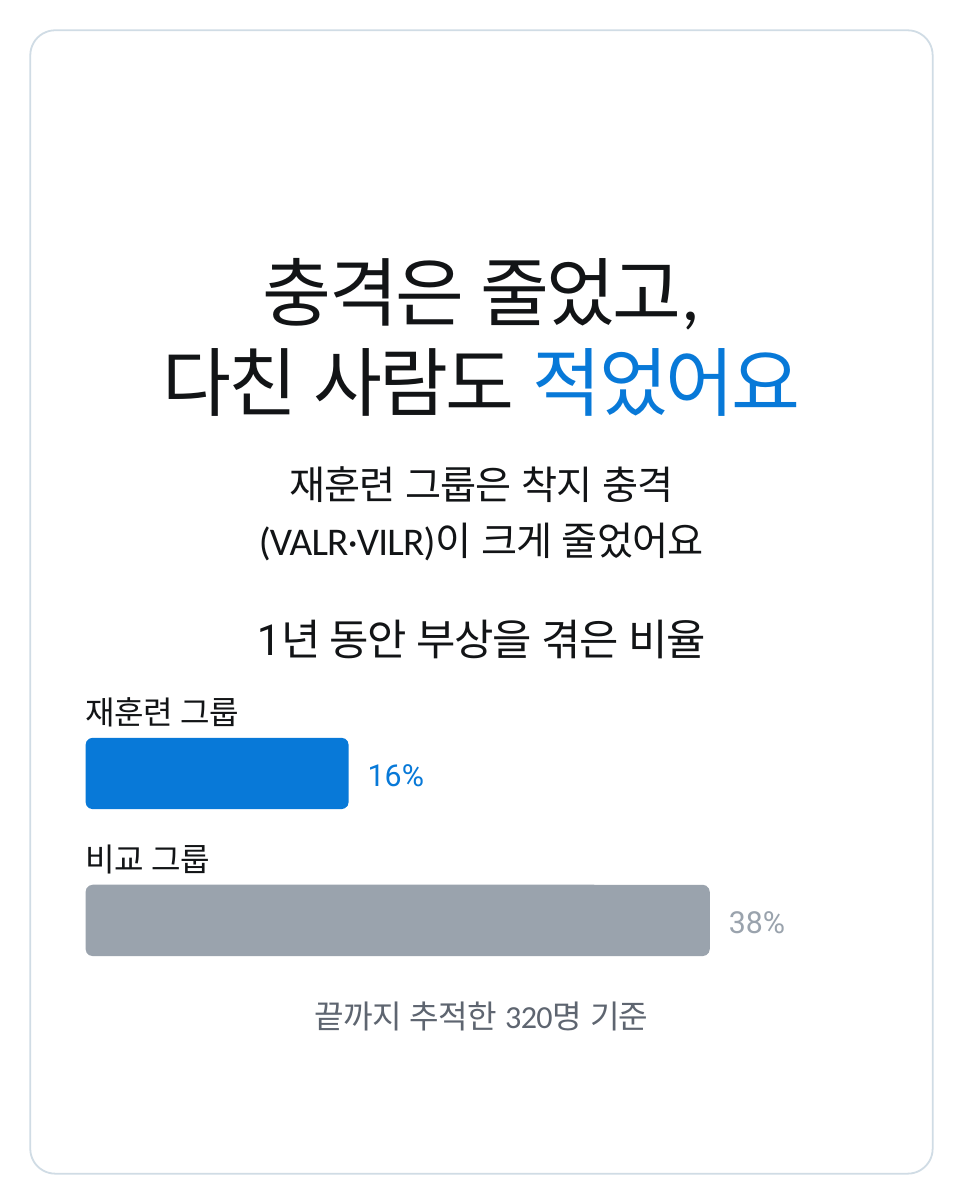
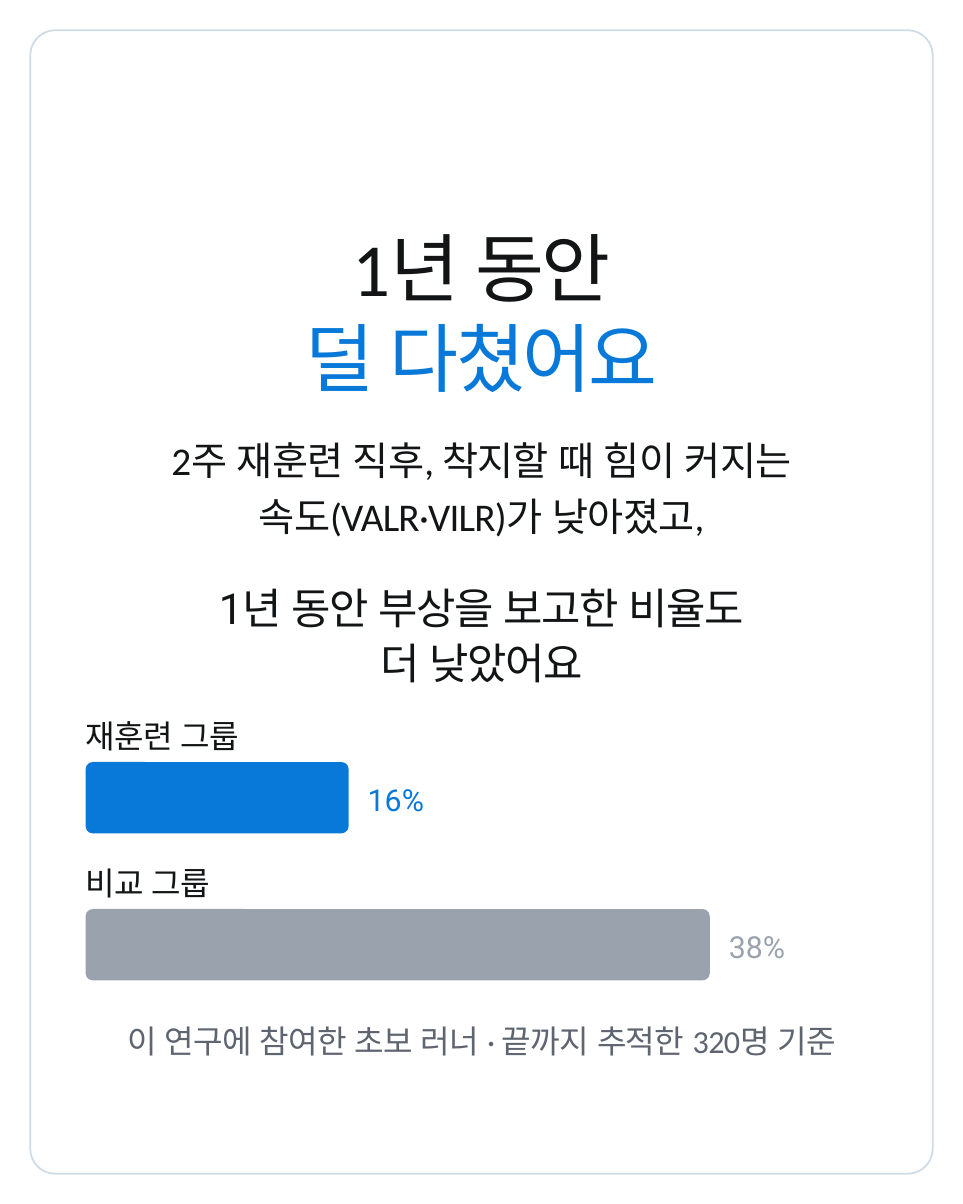
Before and after one commit to js920915-cyber/New-box, a slide deck: slide 4 of content/running-form-change-v2/adobe-express/running-form-change-v2-express.pptx. Drawn at 963x1204 pixels with LibreOffice and Linux fonts; fonts in the diff are those of the drawing. Boxes give left, top, right and bottom in pixels: in the first picture for what was removed or moved away, otherwise in the second. Text is boxed around its words. In the diff, an @@ line names an element or a change of style, - is before the commit and + after.

```diff
--- a/content/running-form-change-v2/adobe-express/running-form-change-v2-express.pptx
+++ b/content/running-form-change-v2/adobe-express/running-form-change-v2-express.pptx
@@ text at (353,234,610,302): text changed @@
-충격은 줄었고,
+1년 동안
@@ text at (305,323,658,392): text changed; text colour #121416 to #0879D8 @@
-다친 사람도 적었어요
+덜 다쳤어요
@@ text at (171,442,792,480): text changed @@
-재훈련 그룹은 착지 충격
+2주 재훈련 직후, 착지할 때 힘이 커지는
@@ text at (259,498,704,537): text changed @@
-(VALR·VILR)이 크게 줄었어요
+속도(VALR·VILR)가 낮아졌고,
@@ text at (219,588,745,628): text changed @@
-1년 동안 부상을 겪은 비율
+1년 동안 부상을 보고한 비율도
@@ text added at (380,643,583,683), 36 pt, text #121416 @@
+더 낮았어요
@@ 4 texts, 2 rounded rectangles: place and size @@
-4 texts, 2 rounded rectangles at (85,697,785,955)
+4 texts, 2 rounded rectangles at (85,721,785,980)
@@ text at (127,1026,835,1056): text changed @@
-끝까지 추적한 320명 기준
+이 연구에 참여한 초보 러너 · 끝까지 추적한 320명 기준
```
Also in this commit, not shown: 6 other slides changed, 1 slide added, 1 slide removed, 48 other files.
